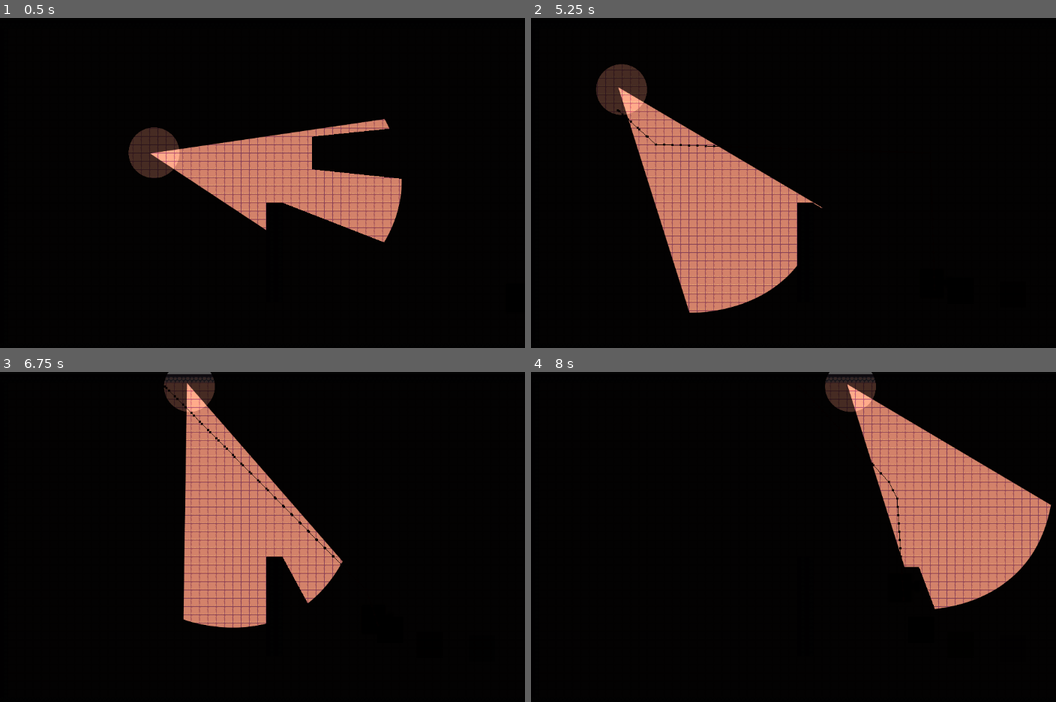
Above: before the commit, frames 1-4 (two rows, left to right).
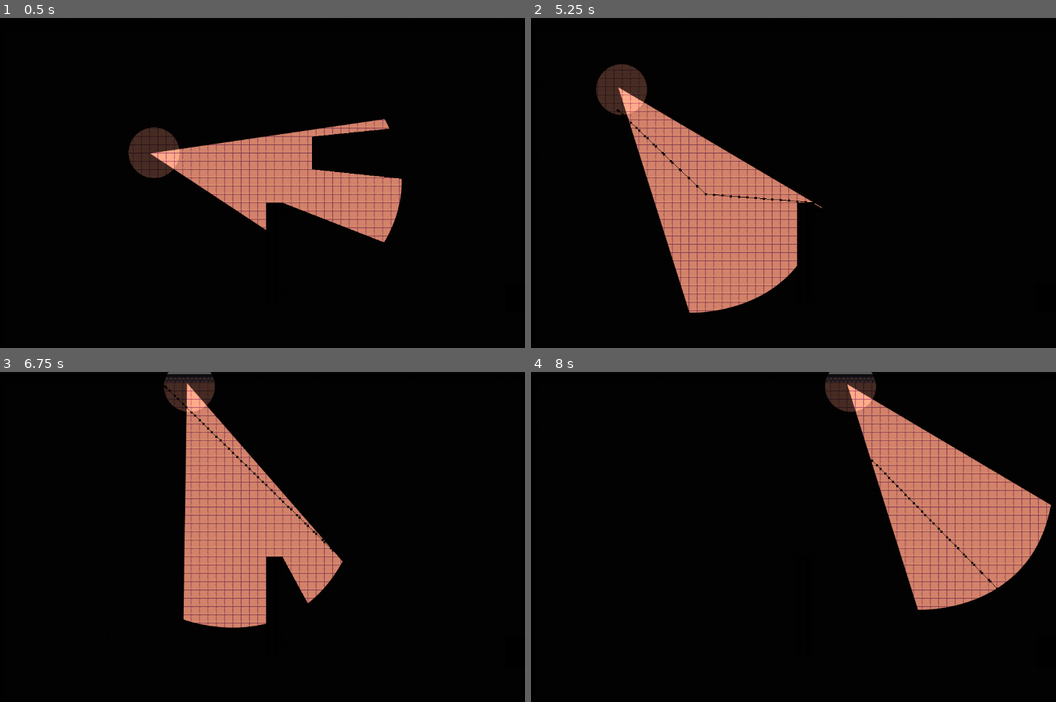
Above: after the commit, the same moments.

Repository: Zack-Calderwood/GAME-OFF-2024
Game: Godot game, scene res://Scenes/game.tscn
Same seed, same stepped clock (60 frames per second), same inputs: the game is played once before the commit and once after it.
Inputs (mouse positions are in pixels of both pictures, inside the frame that each line leads up to):
- Up to frame 1 (0.5 s): no input
- Up to frame 2 (5.25 s): tap Enter at 0.5 s; move the mouse to (798, 252) at 0.52 s; hold Up (ui_up) 0.53-2.03 s; move the mouse to (1008, 235) at 1.27 s; tap Space at 2 s; move the mouse to (651, 136) at 2.02 s; hold Left (ui_left) 2.03-3.53 s; move the mouse to (861, 186) at 2.77 s; move the mouse to (741, 100) at 3.52 s; hold Down (ui_down) 3.53-4.28 s; move the mouse to (961, 169) at 4.27 s; hold Right (ui_right) 4.28-5.03 s; move the mouse to (709, 202) at 5.02 s; hold Up (ui_up) from 5.03 s (still down)
- Up to frame 3 (6.75 s): move the mouse to (357, 467) at 5.77 s; release Up (ui_up) at 5.78 s; hold Right (ui_right) from 5.78 s (still down); move the mouse to (267, 606) at 6.52 s
- Up to frame 4 (8 s): keep holding Right (ui_right); move the mouse to (1008, 589) at 7.27 s

Frame 1 is identical in both runs. In frame 2, 0.2% of the frame differs, in the area x 16-55%, y 28-57%; in frame 3, 0.3%; in frame 4, 0.6%, in the area x 64-89%, y 26-73%.

Commit message:
Added Enemy states
added patrol state
added chase state

Diff:
--- a/game-off-2024/Scripts/enemy.gd
+++ b/game-off-2024/Scripts/enemy.gd
@@ -1,15 +1,38 @@
 extends CharacterBody2D
+
+enum EnemyState
+{
+	PATROL,
+	CHASE,
+}
+
+var state: int = EnemyState.PATROL
+
+
+
+var patrolSpeed = 50
+var chaseSpeed = 80
 
 const speed = 50
 
 @export var player: Node2D
 @onready var nav_agent := $NavigationAgent2D as NavigationAgent2D
 
+func _process(delta: float) -> void:
+	print("State: ", state)
+	match state :
+		EnemyState.PATROL:
+			handle_patrol_state()
+		EnemyState.CHASE:
+			handle_chase_state()
+
+
+
 
 func _physics_process(delta: float) -> void:
 		var dir = to_local(nav_agent.get_next_path_position()).normalized()
 		velocity = dir * speed
-		move_and_slide()
+
 
 func makepath() -> void:
 	nav_agent.target_position = player.global_position
@@ -18,3 +41,12 @@
 func _on_timer_timeout() -> void:
 	makepath()
 	pass # Replace with function body.
+
+func handle_patrol_state():
+
+	pass
+
+
+func handle_chase_state():
+	move_and_slide()
+	pass
--- a/game-off-2024/Scripts/spawner.gd
+++ b/game-off-2024/Scripts/spawner.gd
@@ -12,7 +12,6 @@
 
 	get_parent().add_child(node_instance)
 
-	print("Node spawned at position: ", position)
 
 func _on_timer_timeout() -> void:
 	spawn_node(enemy_node.global_position)
Not shown, added: game-off-2024/Scenes/ene74BD.tmp
Not shown, added: game-off-2024/Scenes/eneF850.tmp
